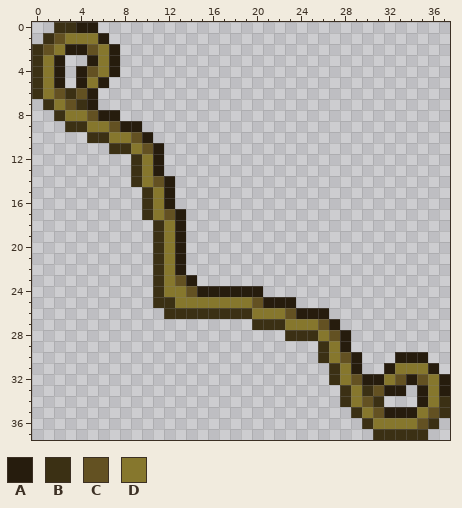
A pixel-art sprite gets an edit: Gearworks/border/gearworks_border_decoration_bottom_left_fancy.png. Above is the file before it was changed.
The file is 38x38 pixels.
Palette (. is transparent): A #261c0d  B #3b3014  C #635122  D #86772d
Pixels before, first column x 0:
 0 ..BBAA................................
 1 .BCDDDA...............................
 2 BCDAACDA..............................
 3 BDA..ADA..............................
 4 BDA.ACDA..............................
 5 BDA.ADA...............................
 6 BDCBCA................................
 7 .BDCBA................................
 8 ..BDDCAA..............................
 9 ...BBDDCAA............................
10 .....BBDDCA...........................
11 .......BBDCA..........................
12 .........BDA..........................
13 .........BDA..........................
14 .........BDCA.........................
15 ..........BDA.........................
16 ..........BDA.........................
17 ..........BDCA........................
18 ...........BDA........................
19 ...........BDA........................
20 ...........BDA........................
21 ...........BDA........................
22 ...........BDA........................
23 ...........BDCA.......................
24 ...........BDDCAAAAAA.................
25 ...........BBDDDDDDDCAAA..............
26 ............BBBBBBBBDDDCAAA...........
27 ....................BBBDDDCA..........
28 .......................BBBDCA.........
29 ..........................BDA.........
30 ..........................BDCA...AAA..
31 ...........................BDA..ADDDA.
32 ...........................BDCAADCACDA
33 ............................BDBCAA.ADA
34 ............................BDCB...ADB
35 .............................BDCAAADCB
36 ..............................BDDDDCB.
37 ...............................BBBBB..
After the commit:
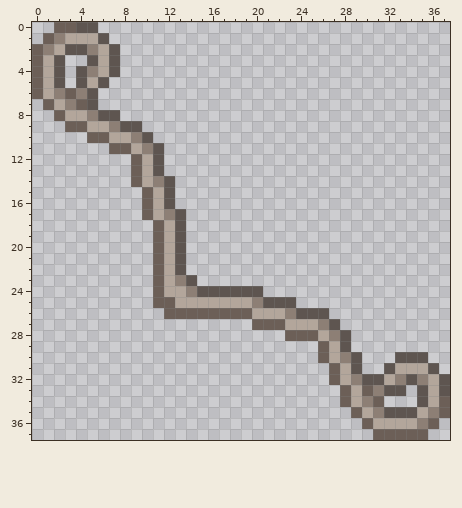
Change:
colour A: #261c0d -> #5e5550
colour B: #3b3014 -> #6c5f57
colour C: #635122 -> #8d7f75
colour D: #86772d -> #b3a69b
Changed places in both pictures, as pixel boxes (x1, y1, x2, y2):
changed: (32, 22, 450, 440)
